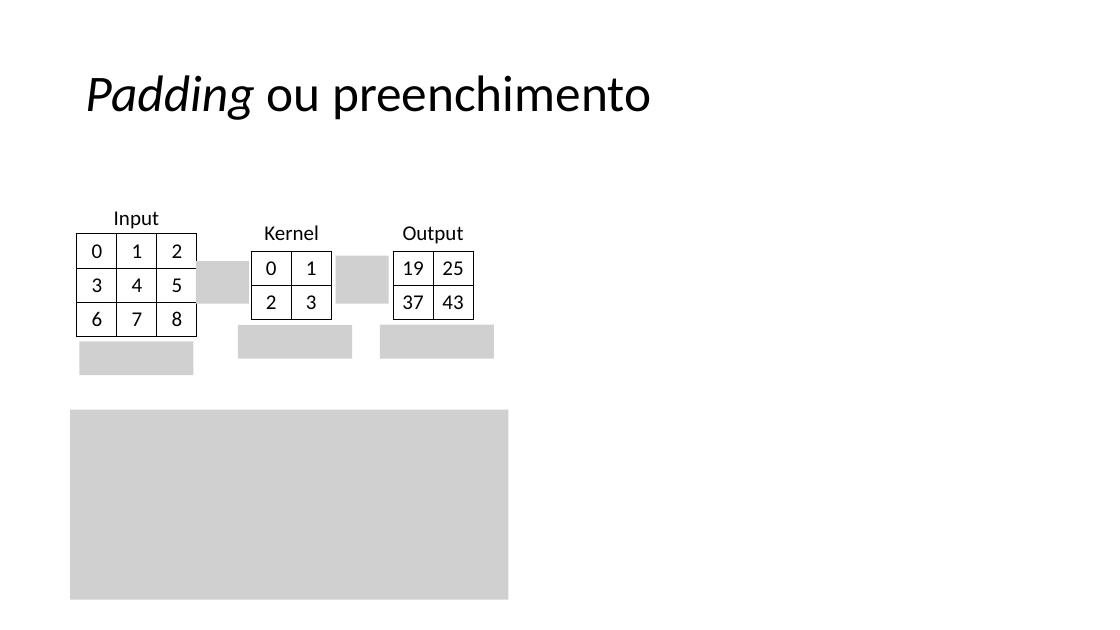
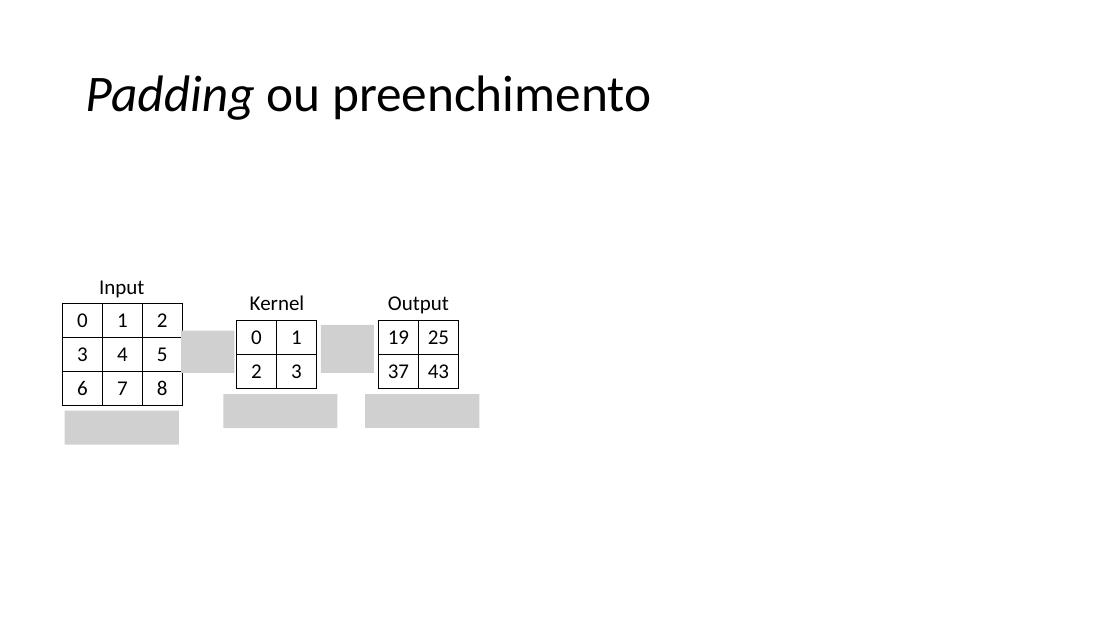
Before and after one commit to zz4fap/c24_inteligencia_artificial, a slide deck: slide 56 of slides/C24_CNN.pptx. Drawn at 1120x630 pixels with LibreOffice and Linux fonts; fonts in the diff are those of the drawing; grey boxes stand for pictures. Boxes give left, top, right and bottom in pixels: in the first picture for what was removed or moved away, otherwise in the second. Text is boxed around its words. In the diff, an @@ line names an element or a change of style, - is before the commit and + after.

```diff
--- a/slides/C24_CNN.pptx
+++ b/slides/C24_CNN.pptx
@@ picture removed at <box>196,261,249,303</box> @@
@@ picture removed at <box>336,255,389,303</box> @@
@@ 3 tables, 3 texts: place and size @@
-3 tables, 3 texts at <box>77,211,474,337</box>
+3 tables, 3 texts at <box>62,280,460,406</box>
@@ picture removed at <box>238,325,352,359</box> @@
@@ picture added at <box>321,325,374,373</box> @@
@@ picture removed at <box>380,325,494,359</box> @@
@@ picture removed at <box>79,341,193,375</box> @@
@@ picture added at <box>181,331,234,373</box> @@
@@ picture added at <box>65,411,179,444</box> @@
@@ picture removed at <box>70,410,508,600</box> @@
@@ picture added at <box>223,394,338,428</box> @@
@@ picture added at <box>365,394,480,428</box> @@
```
Also in this commit, not shown: 15 other slides changed.
